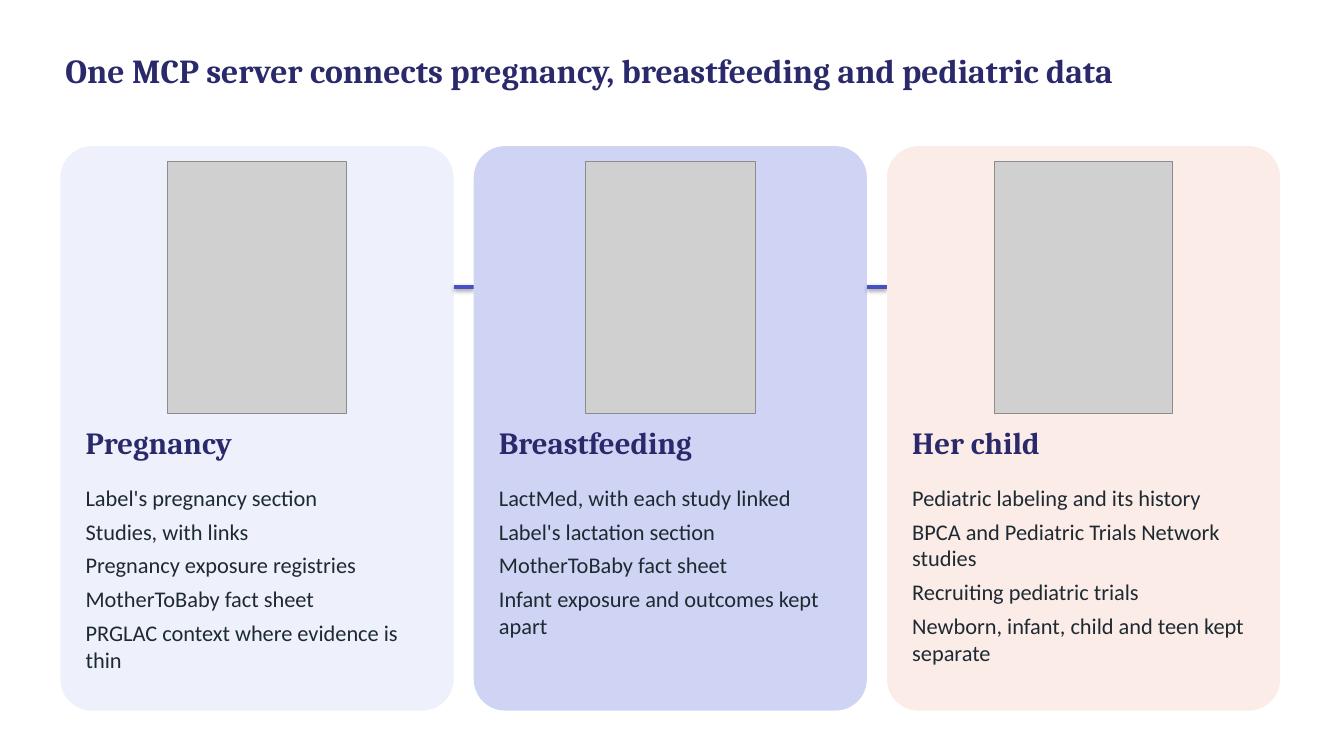
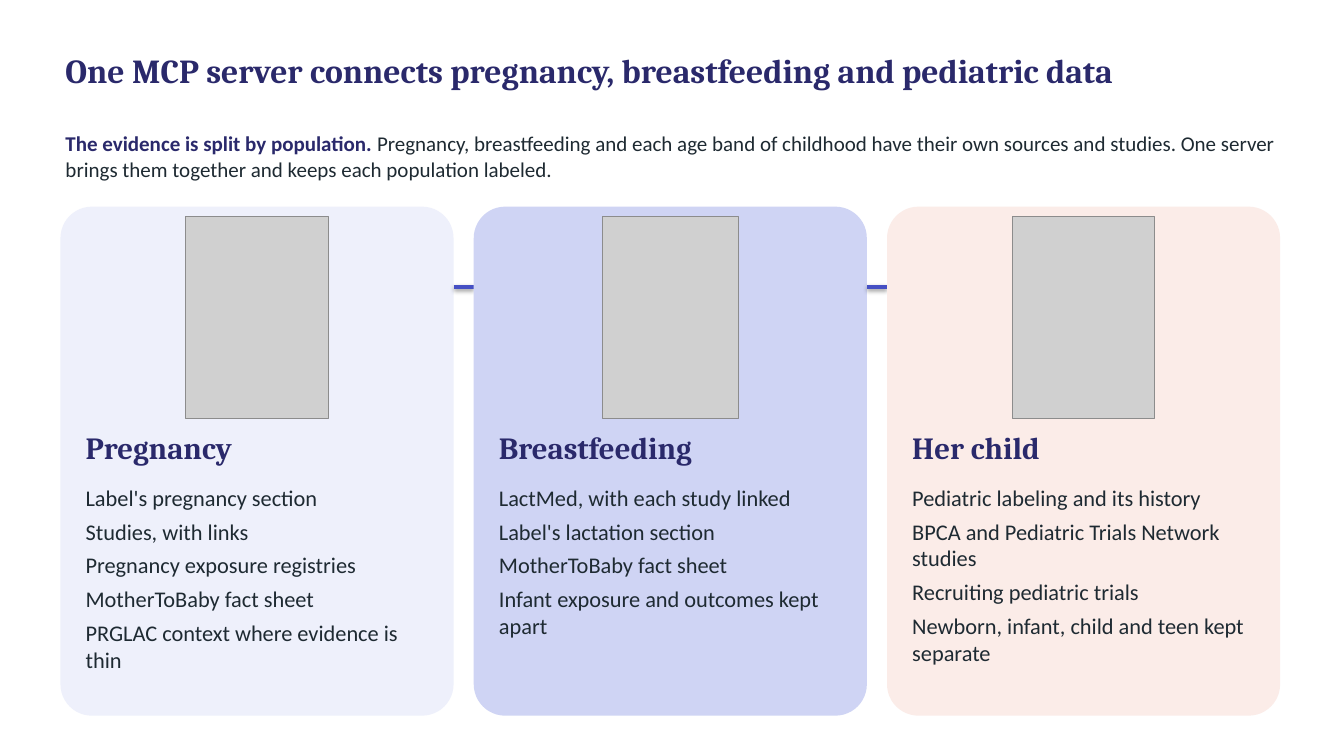
Before and after one commit to gpiat333/Parent-Child-Pharmacology-MCP, a slide deck: slide 8 of presentation/Parent-child Pharmacology MCP — Demo slides.pptx. Drawn at 1344x756 pixels with LibreOffice and Linux fonts; fonts in the diff are those of the drawing; grey boxes stand for pictures. Boxes give left, top, right and bottom in pixels: in the first picture for what was removed or moved away, otherwise in the second. Text is boxed around its words. In the diff, an @@ line names an element or a change of style, - is before the commit and + after.

```diff
--- a/presentation/Parent-child Pharmacology MCP — Demo slides.pptx
+++ b/presentation/Parent-child Pharmacology MCP — Demo slides.pptx
@@ text added at box(65, 136, 1274, 181), 15 pt, text #1E2A32 @@
+The evidence is split by population. Pregnancy, breastfeeding and each age band of childhood have their own sources and studies. One server brings them together and keeps each population labeled.
@@ rounded rectangle: place and size @@
-rounded rectangle at box(60, 146, 454, 711)
+rounded rectangle at box(60, 207, 454, 716)
@@ rounded rectangle: place and size @@
-rounded rectangle at box(474, 146, 867, 711)
+rounded rectangle at box(474, 207, 867, 716)
@@ rounded rectangle: place and size @@
-rounded rectangle at box(887, 146, 1280, 711)
+rounded rectangle at box(887, 207, 1280, 716)
@@ picture: place and size @@
-picture at box(167, 161, 347, 413)
+picture at box(186, 217, 329, 418)
@@ picture: place and size @@
-picture at box(586, 161, 756, 413)
+picture at box(603, 217, 739, 418)
@@ picture: place and size @@
-picture at box(994, 161, 1173, 413)
+picture at box(1012, 217, 1155, 418)
@@ 3 texts: place and size @@
-3 texts at box(86, 432, 1040, 461)
+3 texts at box(86, 437, 1040, 466)
```
Also in this commit, not shown: 2 other slides changed, 1 slide added, 7 other files.
